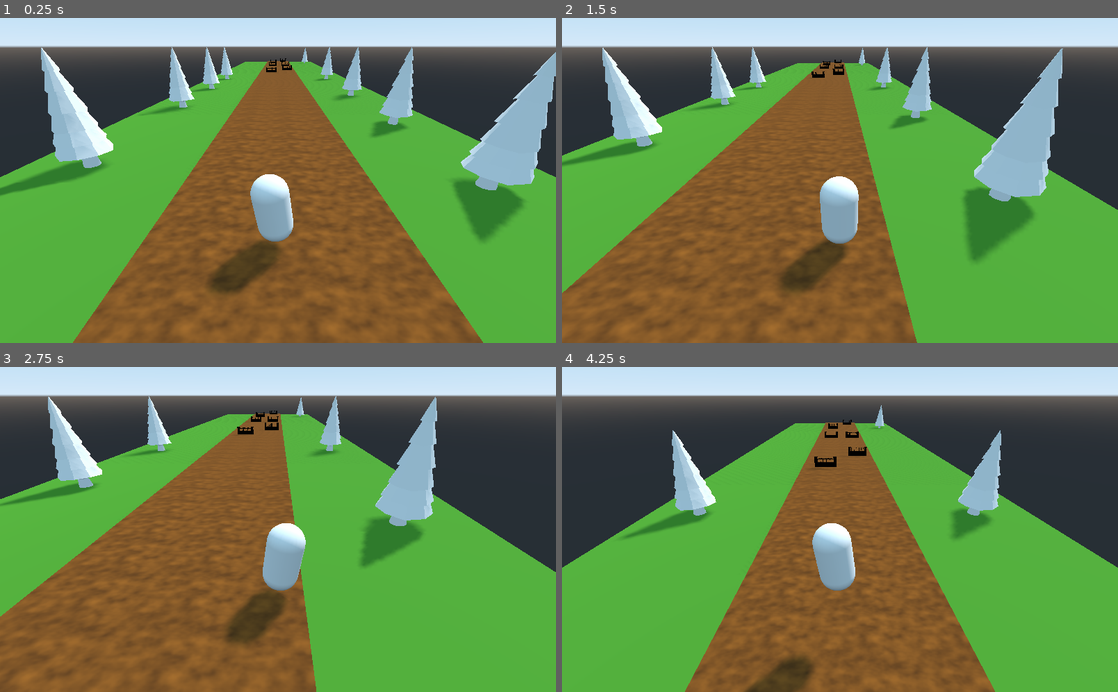
Above: before the commit, frames 1-4 (two rows, left to right).
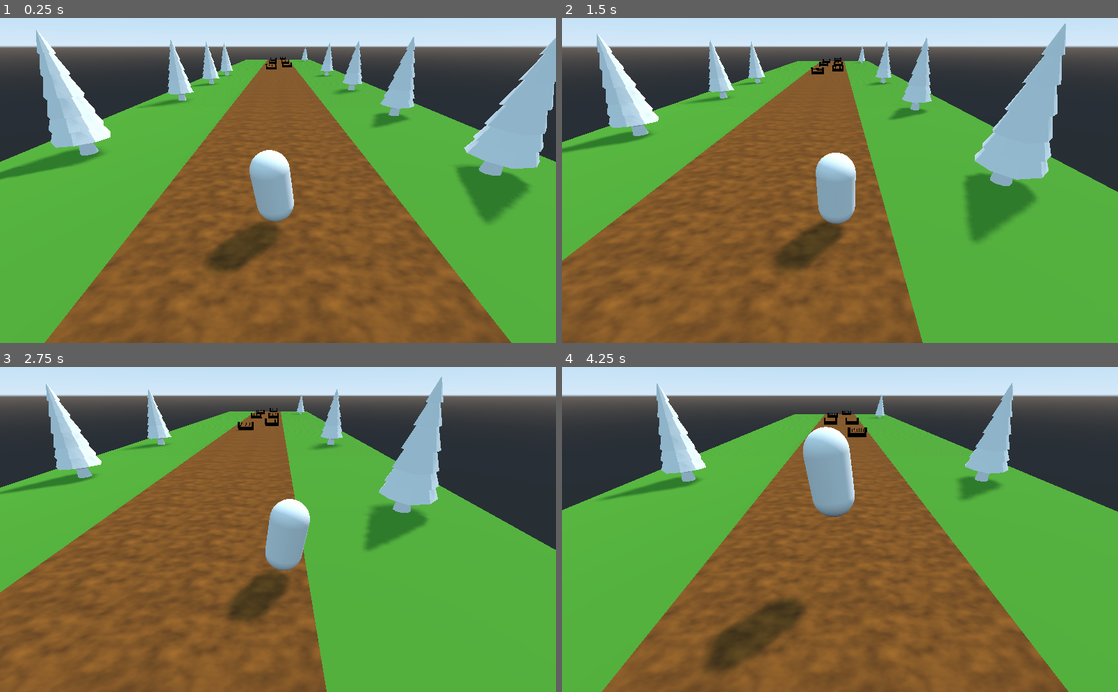
Above: after the commit, the same moments.

Repository: TaaviKodari/2022SyksyTo1830_Godot_Runner
Game: Godot game, scene res://Main.tscn
The game is run twice, just before and just after one commit, with the same random seed, the same clock (stepped at 60 frames per second) and the same inputs.
Inputs:
- Up to frame 1 (0.25 s): no input
- Up to frame 2 (1.5 s): hold D (move_right) 0.53-1.28 s; tap Space (jump) at 0.77 s; hold A (move_left) from 1.28 s (still down)
- Up to frame 3 (2.75 s): tap Space (jump) at 1.52 s; release A (move_left) at 2.03 s; hold D (move_right) from 2.03 s (still down)
- Up to frame 4 (4.25 s): tap Space (jump) at 3.02, 3.77 s; release D (move_right) at 3.53 s; hold A (move_left) from 3.53 s (still down)

The runs differ from the first frame. In frame 1, 17% of the frame differs, in the area x 0-100%, y 3-100%; in frame 2, 14%; in frame 3, 13%; in frame 4, 32%, in the area x 0-100%, y 4-100%.

Commit message:
collision

Diff:
--- a/Main.gd
+++ b/Main.gd
@@ -5,11 +5,13 @@
 var jump_height : float = 2.0
 
 onready var player = $Player
+onready var camera_pivot = $Camera_Pivot
+
 # Called when the node enters the scene tree for the first time.
 func _ready():
 	player.setup_jump(jump_length, jump_height, run_speed)
 
 
-# Called every frame. 'delta' is the elapsed time since the previous frame.
-#func _process(delta):
-#	pass
+func _physics_process(delta):
+	camera_pivot.translation = player.translation
+	camera_pivot.translation.y = 0
--- a/Main.tscn
+++ b/Main.tscn
@@ -21,3 +21,8 @@
 
 [node name="Road1" parent="." instance=ExtResource( 4 )]
 transform = Transform( 1, 0, 0, 0, 1, 0, 0, 0, 1, 0, 0, -50 )
+
+[node name="Camera_Pivot" type="Spatial" parent="."]
+
+[node name="Camera" type="Camera" parent="Camera_Pivot"]
+transform = Transform( 1, 0, 0, 0, 0.866025, 0.5, 0, -0.5, 0.866025, 0, 5, 5 )
--- a/Player.gd
+++ b/Player.gd
@@ -40,3 +40,10 @@
 	velocity.z = -run_speed
 
 	velocity = move_and_slide(velocity, Vector3.UP)
+
+	for index in range(get_slide_count()):
+		var collision = get_slide_collision(index)
+		var collision_object = collision.collider as CollisionObject
+		if collision_object.collision_layer & 4:
+			print("ouch")
+			get_tree().reload_current_scene()
--- a/Player.tscn
+++ b/Player.tscn
@@ -9,10 +9,8 @@
 radius = 0.5
 
 [node name="Player" type="KinematicBody"]
+collision_mask = 6
 script = ExtResource( 1 )
-
-[node name="Camera" type="Camera" parent="."]
-transform = Transform( 1, 0, 0, 0, 0.866025, 0.5, 0, -0.5, 0.866025, 0, 5, 5 )
 
 [node name="BodyHinge" type="Spatial" parent="."]
 
--- a/RoadBase.tscn
+++ b/RoadBase.tscn
@@ -43,17 +43,20 @@
 
 [node name="GuardRailRight" type="StaticBody" parent="Grass/Sand/Colliders"]
 transform = Transform( 1, 0, 0, 0, 1, 0, 0, 0, 1, -5, 3, 0 )
+collision_layer = 2
 
 [node name="CollisionShape" type="CollisionShape" parent="Grass/Sand/Colliders/GuardRailRight"]
 shape = SubResource( 7 )
 
 [node name="GuardRailLeft" type="StaticBody" parent="Grass/Sand/Colliders"]
 transform = Transform( 1, 0, 0, 0, 1, 0, 0, 0, 1, 5, 3, 0 )
+collision_layer = 2
 
 [node name="CollisionShape" type="CollisionShape" parent="Grass/Sand/Colliders/GuardRailLeft"]
 shape = SubResource( 7 )
 
 [node name="Ground" type="StaticBody" parent="Grass/Sand/Colliders"]
+collision_layer = 2
 
 [node name="CollisionShape" type="CollisionShape" parent="Grass/Sand/Colliders/Ground"]
 shape = SubResource( 8 )
--- a/fence.tscn
+++ b/fence.tscn
@@ -12,6 +12,7 @@
 mesh = ExtResource( 1 )
 
 [node name="StaticBody" type="StaticBody" parent="wall"]
+collision_layer = 4
 
 [node name="CollisionShape" type="CollisionShape" parent="wall/StaticBody"]
 transform = Transform( 1, 0, 0, 0, 1, 0, 0, 0, 1, 0.112605, 2.48698, 0 )
--- a/project.godot
+++ b/project.godot
@@ -44,6 +44,12 @@
  ]
 }
 
+[layer_names]
+
+3d_physics/layer_1="Player"
+3d_physics/layer_2="Road"
+3d_physics/layer_3="Obstacle"
+
 [physics]
 
 common/enable_pause_aware_picking=true
